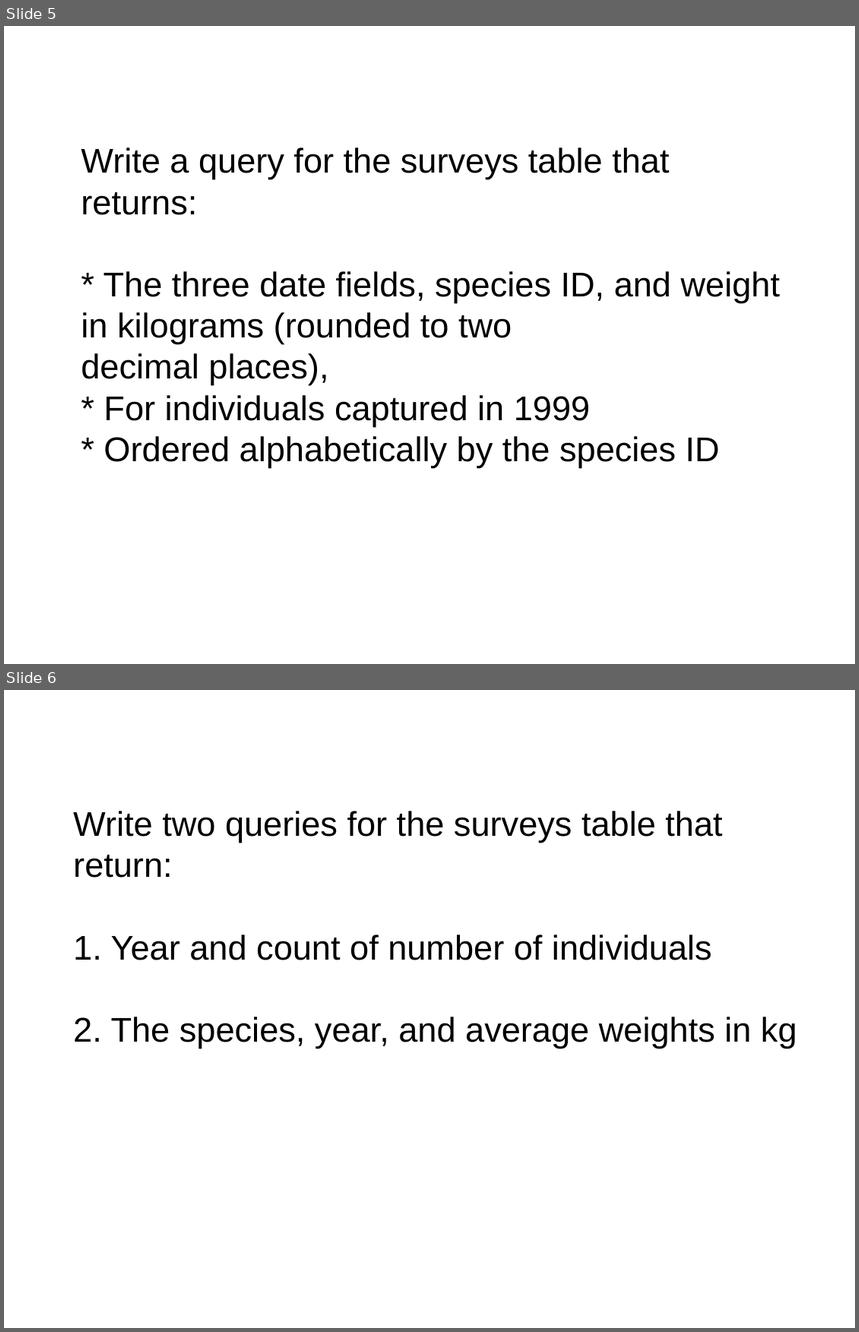
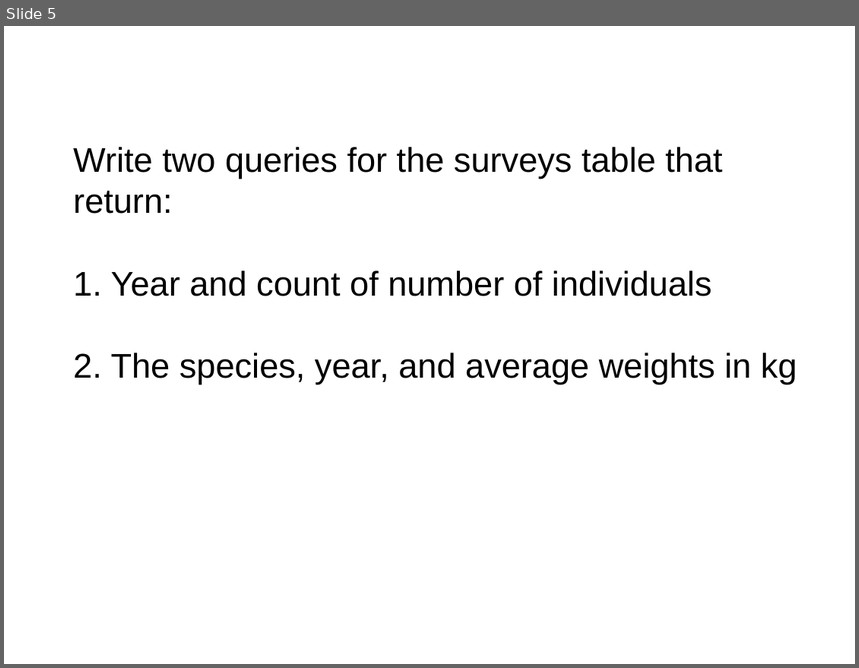
Before and after one commit to NESCent/2014-05-08-datacarpentry, a slide deck: lessons/sql/sql.odp. Shown one above the other, each under a label of ours: slides 5 and 6 before the commit, slide 5 after it. The pictures are 859x1332 and 859x668 pixels, drawn with LibreOffice and Linux fonts; fonts in the diff are those of the drawing. Boxes give left, top, right and bottom in pixels: in the first picture for what was removed or moved away, otherwise in the second. Text is boxed around its words. In the diff, an @@ line names an element or a change of style, - is before the commit and + after.

```diff
--- a/lessons/sql/sql.odp
+++ b/lessons/sql/sql.odp
@@ slide 5 removed at bbox=[4, 26, 855, 664], background #FFFFFF @@
@@ text removed at bbox=[81, 148, 781, 468] @@
-Write a query for the surveys table that returns:
-* The three date fields, species ID, and weight in kilograms (rounded to two
-decimal places),
-* For individuals captured in 1999
-* Ordered alphabetically by the species ID
@@ what was slide 6 is now slide 5 @@
```
Also in this commit, not shown: 2 slides changed, 1 slide added, 1 other slide removed.
